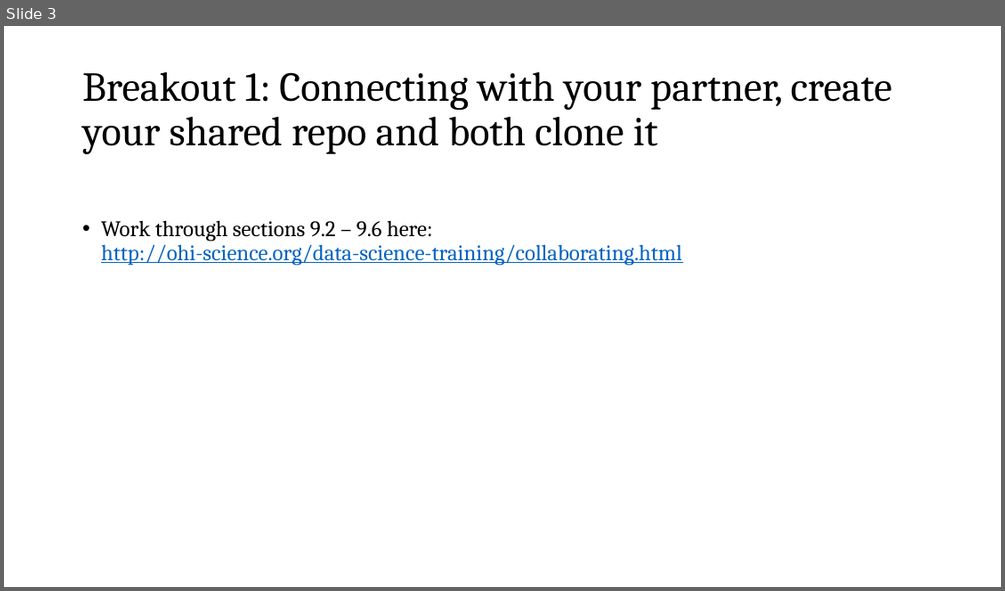
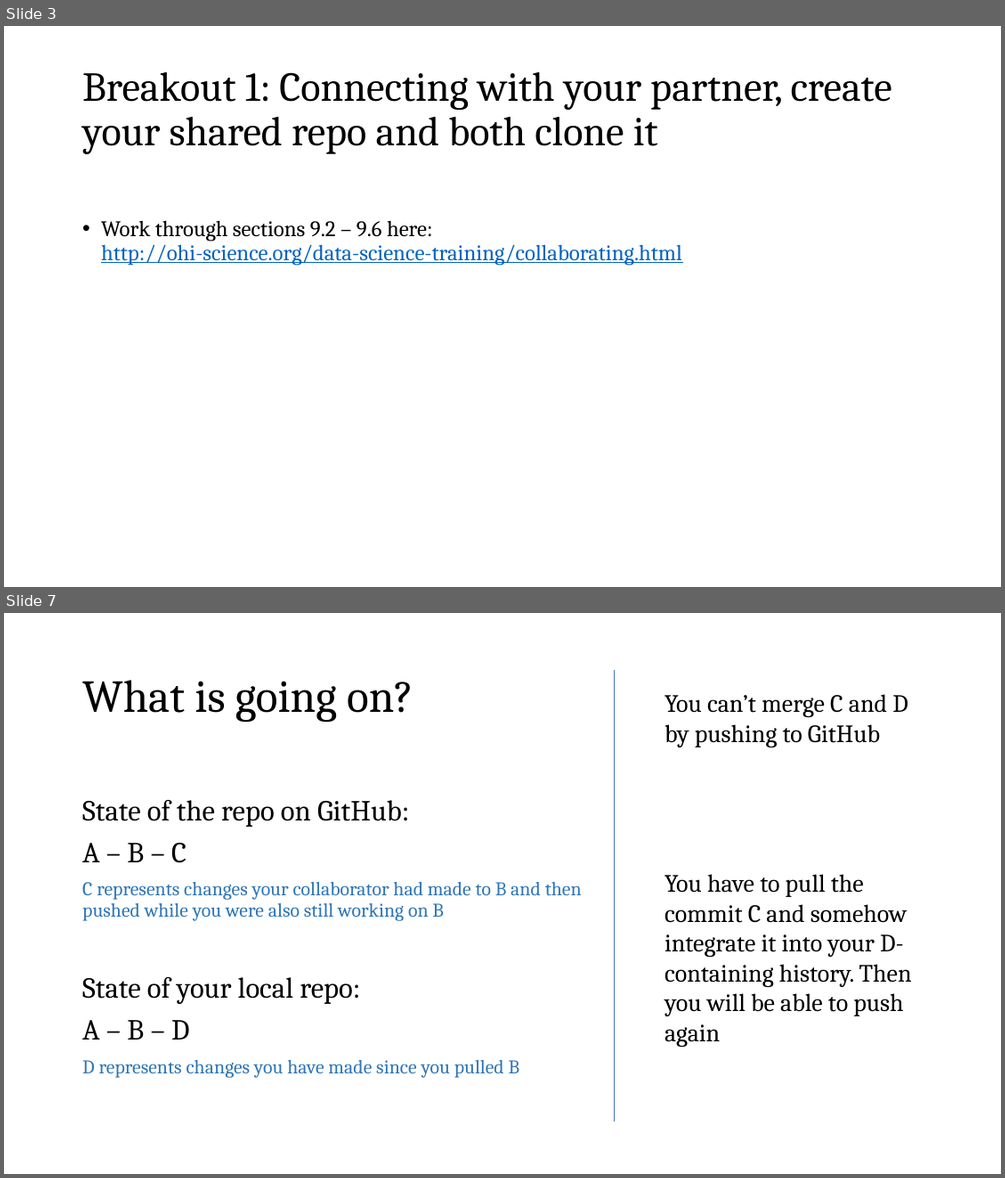
Before and after one commit to nt246/NTRES6940-data-science, a slide deck: slides/Slides_class11.pptx. Shown one above the other, each under a label of ours: slide 3 before the commit, slides 3 and 7 after it; the slides between them are not shown. The pictures are 1005x591 and 1005x1178 pixels, drawn with LibreOffice and Linux fonts; fonts in the diff are those of the drawing. Boxes give left, top, right and bottom in pixels: in the first picture for what was removed or moved away, otherwise in the second. Text is boxed around its words. In the diff, an @@ line names an element or a change of style, - is before the commit and + after.

```diff
--- a/slides/Slides_class11.pptx
+++ b/slides/Slides_class11.pptx
@@ slide 7 added at (x1=4, y1=613, x2=1001, y2=1174), background #FFFFFF @@
@@ title added at (x1=82, y1=680, x2=413, y2=722), 33 pt, text #000000 @@
+What is going on?
@@ line added from (614, 670) to (614, 1121), #4472C4 0.5 pt @@
@@ text added at (x1=664, y1=694, x2=912, y2=1046), 18 pt, text #000000 @@
+You can’t merge C and D by pushing to GitHub
+You have to pull the commit C and somehow integrate it into your D-containing history. Then you will be able to push again
@@ text added at (x1=82, y1=800, x2=582, y2=1078), 14 pt, text #2E75B6 @@
+State of the repo on GitHub:
+A – B – C
+C represents changes your collaborator had made to B and then pushed while you were also still working on B
+State of your local repo:
+A – B – D
+D represents changes you have made since you pulled B
```
Also in this commit, not shown: 10 other slides added, 6 slides removed, 2 other files.
